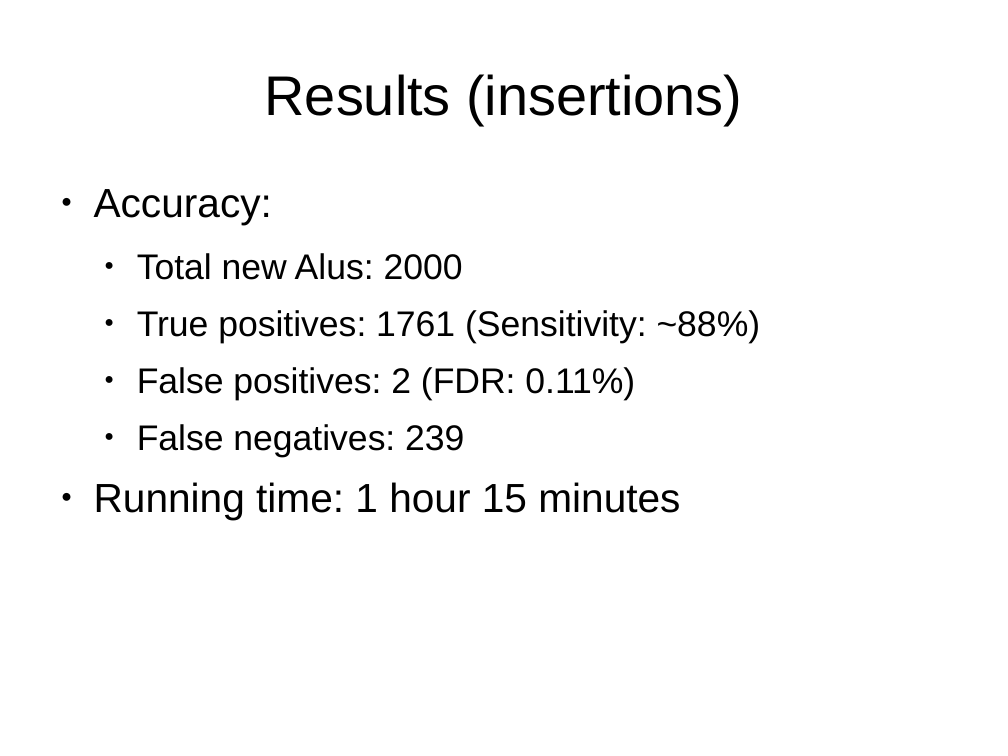
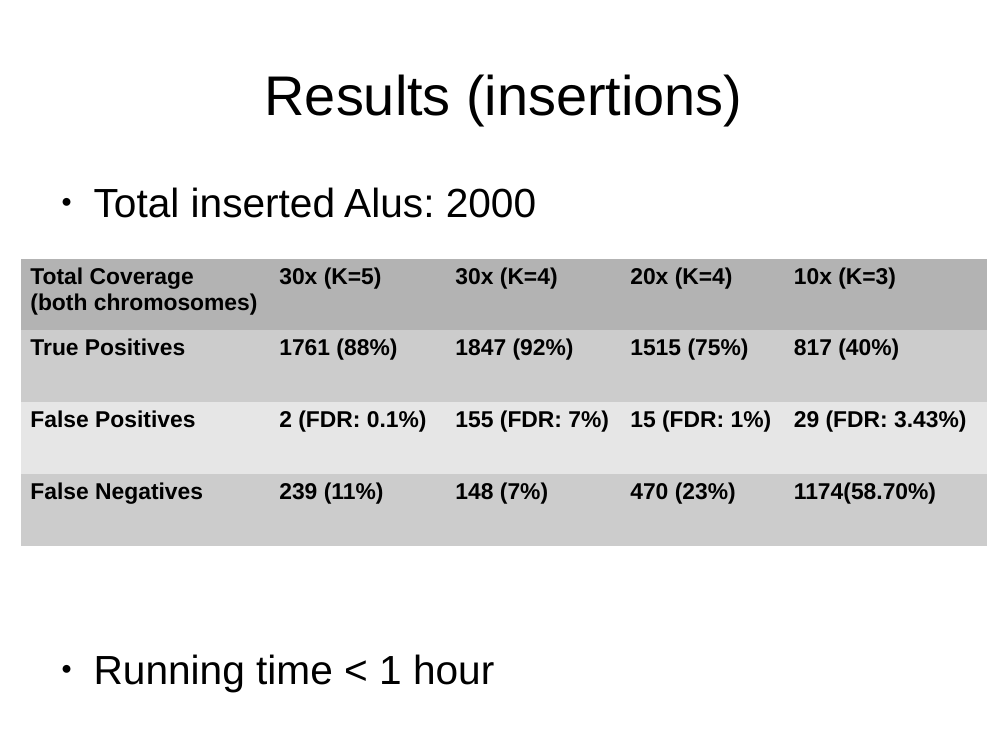
Before and after one commit to pfiziev/AluMorphix, a slide deck: slide 15 of fiziev.odp (slide 12 before the commit). Drawn at 1008x756 pixels with LibreOffice and Linux fonts; fonts in the diff are those of the drawing. Boxes give left, top, right and bottom in pixels: in the first picture for what was removed or moved away, otherwise in the second. Text is boxed around its words. In the diff, an @@ line names an element or a change of style, - is before the commit and + after.

Commit message:
add presentation slides

```diff
--- a/fiziev.odp
+++ b/fiziev.odp
@@ text at [94, 187, 536, 692]: text changed; size 28 to 32 pt @@
-● Accuracy:
-  ● Total new Alus: 2000
-  ● True positives: 1761 (Sensitivity: ~88%)
-  ● False positives: 2 (FDR: 0.11%)
-  ● False negatives: 239
-● Running time: 1 hour 15 minutes
+● Total inserted Alus: 2000
+● Running time < 1 hour
@@ table added at [21, 259, 988, 545], 4 rows, 5 columns @@
+Total Coverage / (both chromosomes) | 30x (K=5) | 30x (K=4) | 20x (K=4) | 10x (K=3)
+True Positives | 1761 (88%) | 1847 (92%) | 1515 (75%) | 817 (40%)
+False Positives | 2 (FDR: 0.1%) | 155 (FDR: 7%) | 15 (FDR: 1%) | 29 (FDR: 3.43%)
+False Negatives | 239 (11%) | 148 (7%) | 470 (23%) | 1174(58.70%)
```
Also in this commit, not shown: 8 other slides changed, 4 slides added, 1 slide removed, 15 other files.
